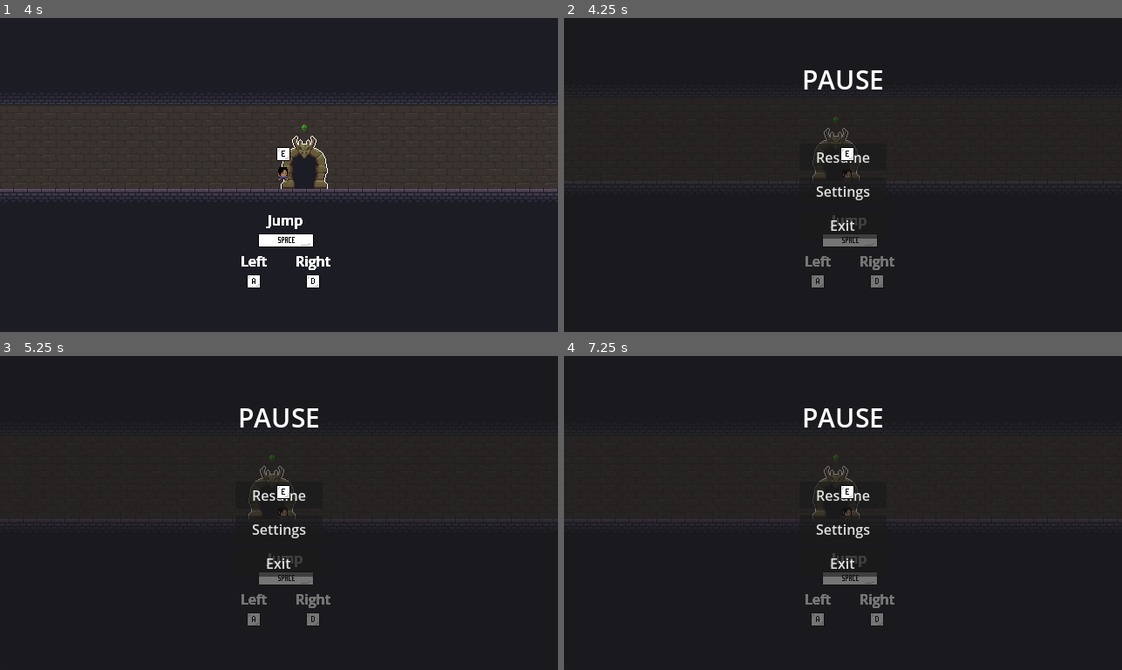
Above: before the commit, frames 1-4 (two rows, left to right).
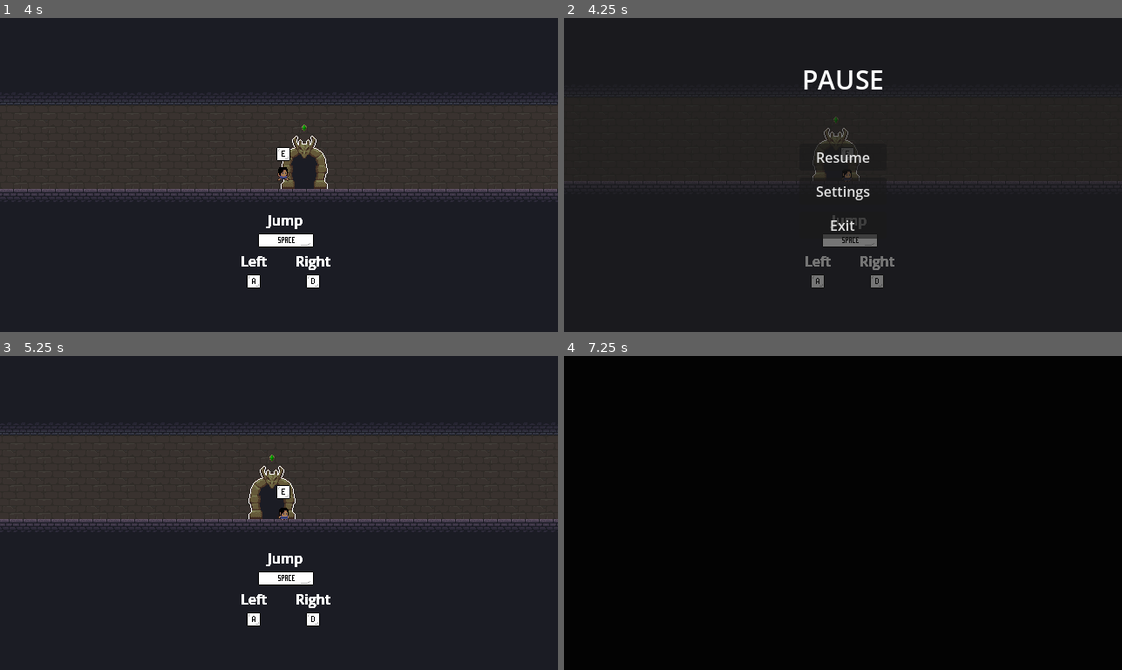
Above: after the commit, the same moments.

Repository: MatthewBL/Gates-and-Gems
Game: Godot game, scene res://scenes/level_manager/level_manager.tscn
Same seed, same stepped clock (60 frames per second), same inputs: the game is played once before the commit and once after it.
Inputs (mouse positions are in pixels of both pictures, inside the frame that each line leads up to):
- Up to frame 1 (4 s): hold D (ui_right) 0.53-2.03 s; tap E (interact) every 0.75 s from 0.6 to 3.6 s; tap Space (ui_accept) at 0.77, 1.52, 3.02, 3.77 s; hold A (ui_left) 2.03-2.78 s; hold D (ui_right) from 2.78 s (still down)
- Up to frame 2 (4.25 s): keep holding D (ui_right); tap Escape (ui_cancel) at 4.15 s
- Up to frame 3 (5.25 s): release D (ui_right) at 4.28 s; hold A (ui_left) 4.28-5 s; tap E (interact) at 4.35 s; tap Space (ui_accept) at 4.52 s; click "Resume" at 5 s
- Up to frame 4 (7.25 s): click (843, 528) at 5.75 s, where only the run before the commit has a clickable "Settings"; tap Enter at 6.5 s; hold D (ui_right) from 6.53 s (still down); tap E (interact) at 6.6 s

Frame 1 is identical in both runs. In frame 2, less than 0.1% of the frame differs, in the area x 49-53%, y 41-46%; in frame 3, 4.5%; in frame 4, 98%, in the area x 0-100%, y 0-100%.

Commit message:
Bugfix: Pause menu not interactable

Diff:
--- a/scenes/fade_in_out.tscn
+++ b/scenes/fade_in_out.tscn
@@ -104,6 +104,7 @@
 [node name="ColorRect" type="ColorRect" parent="." unique_id=475827362]
 offset_right = 640.0
 offset_bottom = 360.0
+mouse_filter = 2
 color = Color(0.012617188, 0.012617188, 0.012617188, 1)
 
 [node name="AnimationPlayer" type="AnimationPlayer" parent="." unique_id=1277212411]
--- a/scenes/pause_menu.tscn
+++ b/scenes/pause_menu.tscn
@@ -6,6 +6,7 @@
 default_font_size = 30
 
 [node name="PauseMenu" type="CanvasLayer" unique_id=567695629 node_paths=PackedStringArray("main_options", "settings_menu")]
+layer = 100
 script = ExtResource("1_n87rw")
 main_options = NodePath("PanelContainer/VBoxContainer/Menu")
 settings_menu = NodePath("PanelContainer/VBoxContainer/Settings")
